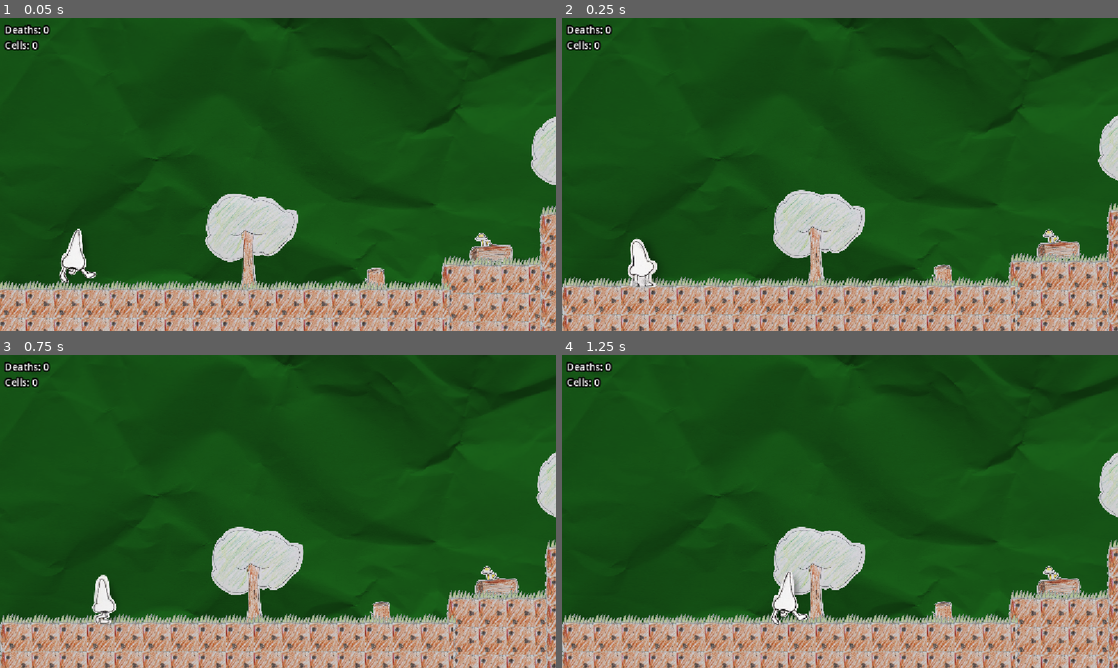
Above: before the commit, frames 1-4 (two rows, left to right).
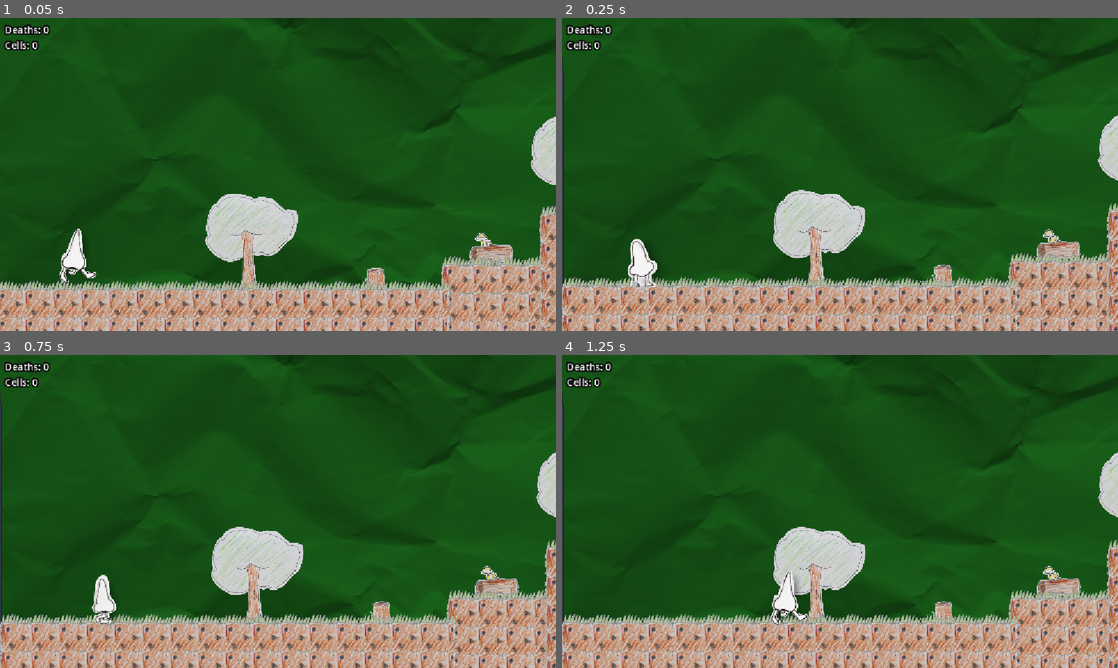
Above: after the commit, the same moments.

Repository: lmg-abe/runny-nose
Game: Godot game, scene res://area_1.tscn
The game is run twice, just before and just after one commit, with the same random seed, the same clock (stepped at 60 frames per second) and the same inputs. The engine's default icon, where the game draws it, is replaced by a stand-in: a white triangle on a blue panel in a dark square.
Inputs:
- Up to frame 1 (0.05 s): no input
- Up to frame 2 (0.25 s): no input
- Up to frame 3 (0.75 s): hold D (move_right) from 0.53 s (still down); tap 3 (dash) at 0.6 s
- Up to frame 4 (1.25 s): keep holding D (move_right); tap Space (jump) at 0.77 s

Frame 1 is identical in both runs. In frame 2, 0.3% of the frame differs, in the area x 0-1%, y 12-95%; in frame 3, 0.3%, in the area x 0-1%, y 12-97%; in frame 4, 0.3%.

Commit message:
added more level

Diff:
--- a/area_1.tscn
+++ b/area_1.tscn
@@ -18,6 +18,7 @@
 [ext_resource type="Texture2D" uid="uid://bxurp8851yn4l" path="res://grass.png" id="11_gjxye"]
 [ext_resource type="AudioStream" uid="uid://coq2o4d87r31g" path="res://area_1_music.wav" id="12_hur56"]
 [ext_resource type="Script" uid="uid://ckgwqyfdgxcm2" path="res://checkpoint.gd" id="15_th8es"]
+[ext_resource type="PackedScene" uid="uid://d13bdua4v0bbg" path="res://damage_hitbox.tscn" id="16_ayu7x"]
 
 [sub_resource type="RectangleShape2D" id="RectangleShape2D_7qacl"]
 size = Vector2(200000, 1024)
@@ -144,7 +145,6 @@
 script = ExtResource("5_dfmo5")
 
 [node name="StaticBody2D" parent="." unique_id=838538383 instance=ExtResource("6_keoi2")]
-visible = false
 position = Vector2(1270, 260)
 scale = Vector2(29.905, 1)
 
@@ -156,6 +156,18 @@
 position = Vector2(8599, 196)
 scale = Vector2(29.905, 1)
 
+[node name="StaticBody2D14" parent="." unique_id=1104727426 instance=ExtResource("6_keoi2")]
+position = Vector2(12066, 198)
+scale = Vector2(25, 1)
+
+[node name="StaticBody2D17" parent="." unique_id=724809527 instance=ExtResource("6_keoi2")]
+position = Vector2(15099, 51)
+scale = Vector2(25, 1)
+
+[node name="StaticBody2D19" parent="." unique_id=81950735 instance=ExtResource("6_keoi2")]
+position = Vector2(18209, 54)
+scale = Vector2(25, 1)
+
 [node name="StaticBody2D3" parent="." unique_id=177758370 instance=ExtResource("6_keoi2")]
 position = Vector2(2442, 129)
 scale = Vector2(4, 1)
@@ -180,6 +192,10 @@
 position = Vector2(8731, -135)
 scale = Vector2(9, 7)
 
+[node name="StaticBody2D15" parent="." unique_id=1256871599 instance=ExtResource("6_keoi2")]
+position = Vector2(13101.001, -125)
+scale = Vector2(9, 6)
+
 [node name="StaticBody2D9" parent="." unique_id=972263882 instance=ExtResource("6_keoi2")]
 position = Vector2(5725, -343)
 scale = Vector2(3, 1)
@@ -188,12 +204,35 @@
 position = Vector2(6817, -449)
 scale = Vector2(3, 1)
 
+[node name="StaticBody2D16" parent="." unique_id=647116815 instance=ExtResource("6_keoi2")]
+position = Vector2(15384.001, -203.99997)
+scale = Vector2(3, 5)
+
+[node name="StaticBody2D21" parent="." unique_id=927699404 instance=ExtResource("6_keoi2")]
+position = Vector2(10003.001, 81.00003)
+scale = Vector2(3, 5)
+
+[node name="StaticBody2D20" parent="." unique_id=2138338062 instance=ExtResource("6_keoi2")]
+position = Vector2(17076, -204)
+scale = Vector2(3, 5)
+
+[node name="StaticBody2D22" parent="." unique_id=2037234850 instance=ExtResource("6_keoi2")]
+position = Vector2(18338, -203.99998)
+scale = Vector2(3, 5)
+
+[node name="StaticBody2D23" parent="." unique_id=2186304 instance=ExtResource("6_keoi2")]
+position = Vector2(19995, -198.99998)
+scale = Vector2(3, 5)
+
+[node name="StaticBody2D18" parent="." unique_id=150221692 instance=ExtResource("6_keoi2")]
+position = Vector2(16182.001, -528.9999)
+scale = Vector2(3, 10)
+
 [node name="StaticBody2D6" parent="." unique_id=485226680 instance=ExtResource("6_keoi2")]
 position = Vector2(3786, 65)
 scale = Vector2(5, 2)
 
 [node name="StaticBody2D2" parent="." unique_id=1952344496 instance=ExtResource("6_keoi2")]
-visible = false
 position = Vector2(-193, -255)
 scale = Vector2(1, 11.905)
 
@@ -386,8 +425,59 @@
 [node name="Collectable10" parent="." unique_id=524775536 instance=ExtResource("7_nboye")]
 position = Vector2(9057, -1038)
 
+[node name="Collectable11" parent="." unique_id=259333316 instance=ExtResource("7_nboye")]
+position = Vector2(10034, -680)
+
+[node name="Collectable12" parent="." unique_id=1642032366 instance=ExtResource("7_nboye")]
+position = Vector2(10075, -338)
+
+[node name="Collectable13" parent="." unique_id=190112663 instance=ExtResource("7_nboye")]
+position = Vector2(12273, -362)
+
+[node name="Collectable14" parent="." unique_id=1655604416 instance=ExtResource("7_nboye")]
+position = Vector2(12485, -720)
+
+[node name="Collectable15" parent="." unique_id=1860817182 instance=ExtResource("7_nboye")]
+position = Vector2(14414, -476)
+
+[node name="Collectable16" parent="." unique_id=922284428 instance=ExtResource("7_nboye")]
+position = Vector2(14040, -655)
+
+[node name="Collectable17" parent="." unique_id=1362452082 instance=ExtResource("7_nboye")]
+position = Vector2(14878, -606)
+
+[node name="Collectable18" parent="." unique_id=1732916562 instance=ExtResource("7_nboye")]
+position = Vector2(15619, -980)
+
+[node name="Collectable19" parent="." unique_id=566649760 instance=ExtResource("7_nboye")]
+position = Vector2(15896, -1265)
+
+[node name="Collectable20" parent="." unique_id=1690496323 instance=ExtResource("7_nboye")]
+position = Vector2(17074, -896)
+
+[node name="Collectable21" parent="." unique_id=248853496 instance=ExtResource("7_nboye")]
+position = Vector2(18376, -874)
+
+[node name="Collectable22" parent="." unique_id=726484577 instance=ExtResource("7_nboye")]
+position = Vector2(19627, -852)
+
+[node name="Collectable23" parent="." unique_id=1762174034 instance=ExtResource("7_nboye")]
+position = Vector2(21407, -796)
+
+[node name="Collectable24" parent="." unique_id=1267282149 instance=ExtResource("7_nboye")]
+position = Vector2(22552, -774)
+
 [node name="BasicEnemy" parent="." unique_id=641976464 instance=ExtResource("8_d5i42")]
 position = Vector2(8728, -664)
+
+[node name="BasicEnemy2" parent="." unique_id=986074217 instance=ExtResource("8_d5i42")]
+position = Vector2(14373, -107)
+
+[node name="BasicEnemy3" parent="." unique_id=645840922 instance=ExtResource("8_d5i42")]
+position = Vector2(15855, -140)
+
+[node name="BasicEnemy4" parent="." unique_id=1127922305 instance=ExtResource("8_d5i42")]
+position = Vector2(16598, -113)
 
 [node name="AudioStreamPlayer" type="AudioStreamPlayer" parent="." unique_id=174514885]
 stream = ExtResource("12_hur56")
@@ -401,5 +491,9 @@
 position = Vector2(-142, 0)
 shape = SubResource("RectangleShape2D_frgu1")
 
+[node name="DamageHitbox" parent="." unique_id=1883985547 instance=ExtResource("16_ayu7x")]
+position = Vector2(18527, 3)
+scale = Vector2(20, 1)
+
 [connection signal="body_entered" from="DeathPlane" to="DeathPlane" method="_on_body_entered"]
 [connection signal="body_entered" from="Checkpoint" to="Checkpoint" method="_on_body_entered"]
--- a/damage_hitbox.tscn
+++ b/damage_hitbox.tscn
@@ -11,3 +11,5 @@
 
 [node name="CollisionShape2D" type="CollisionShape2D" parent="." unique_id=416893875]
 shape = SubResource("CircleShape2D_frgu1")
+
+[connection signal="body_entered" from="." to="." method="_on_body_entered"]
